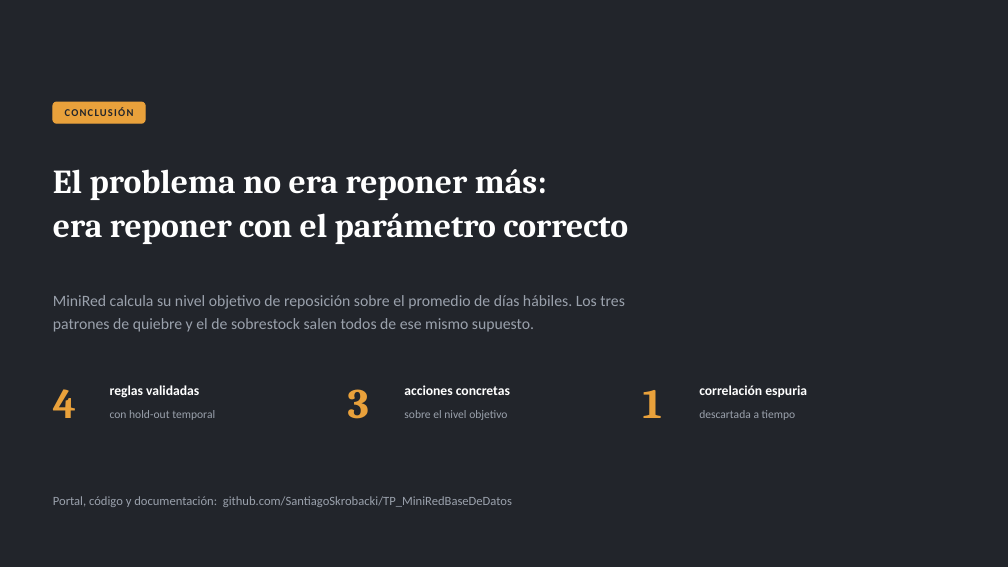
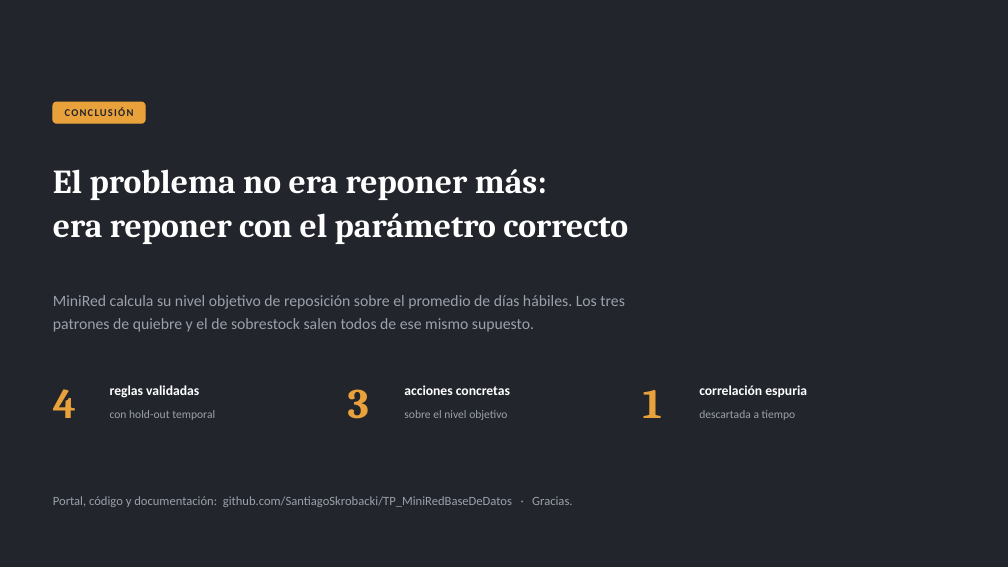
Before and after one commit to SantiagoSkrobacki/TP_MiniRedBaseDeDatos, a slide deck: slide 14 of docs/MiniRed_Pitch.pptx. Drawn at 1008x567 pixels with LibreOffice and Linux fonts; fonts in the diff are those of the drawing. Boxes give left, top, right and bottom in pixels: in the first picture for what was removed or moved away, otherwise in the second. Text is boxed around its words. In the diff, an @@ line names an element or a change of style, - is before the commit and + after.

```diff
--- a/docs/MiniRed_Pitch.pptx
+++ b/docs/MiniRed_Pitch.pptx
@@ text at (53,496,572,507): text changed @@
-Portal, código y documentación: github.com/SantiagoSkrobacki/TP_MiniRedBaseDeDatos
+Portal, código y documentación: github.com/SantiagoSkrobacki/TP_MiniRedBaseDeDatos · Gracias.
```
Also in this commit, not shown: 1 other slide changed, 4 other files.
